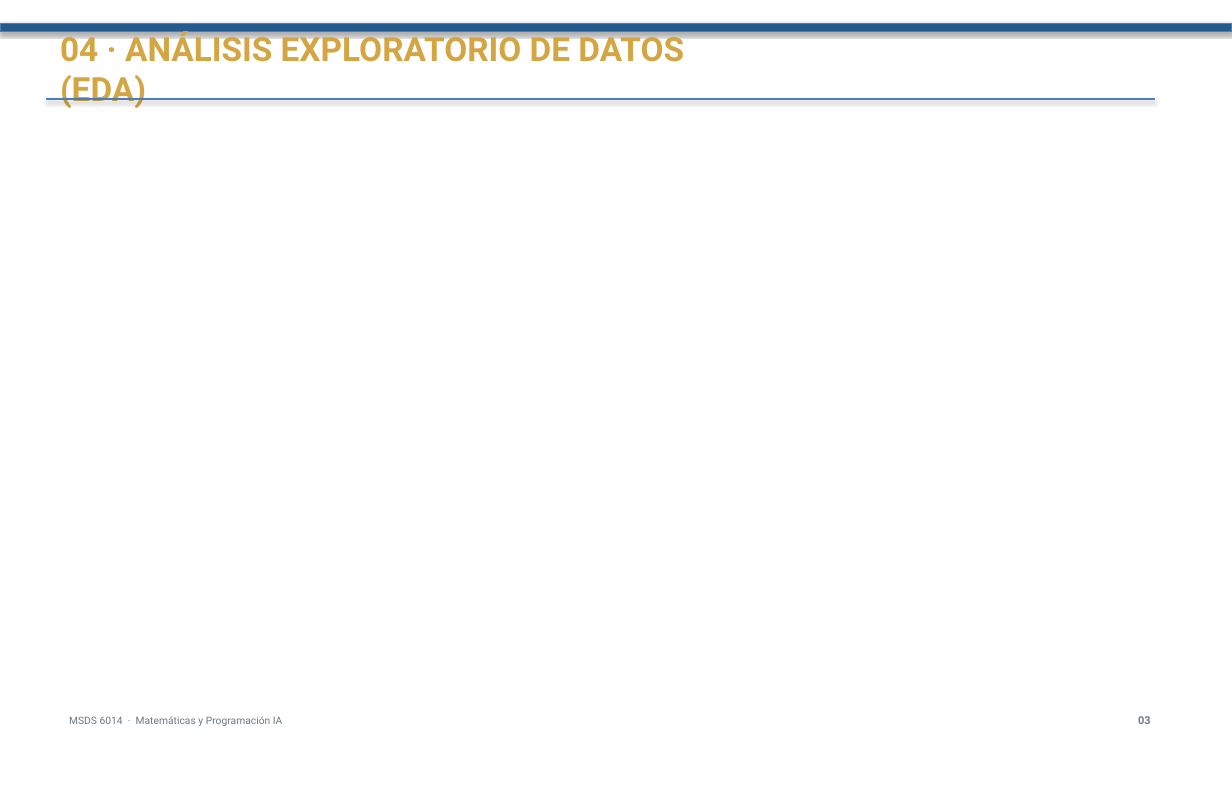
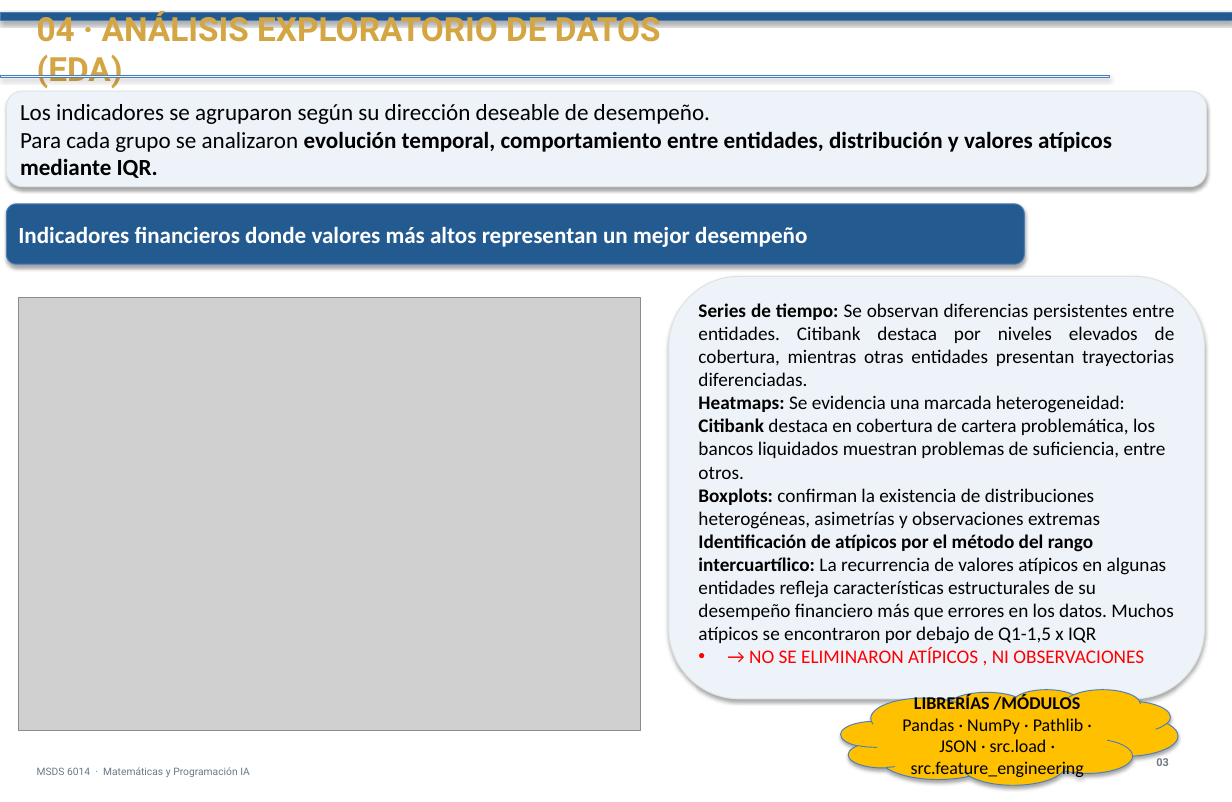
Before and after one commit to darlamai/Proyecto_usfq, a slide deck: slide 9 of Plantilla_PPT_USFQ_Azul.pptx. Drawn at 1232x802 pixels with LibreOffice and Linux fonts; fonts in the diff are those of the drawing; grey boxes stand for pictures. Boxes give left, top, right and bottom in pixels: in the first picture for what was removed or moved away, otherwise in the second. Text is boxed around its words. In the diff, an @@ line names an element or a change of style, - is before the commit and + after.

Commit message:
feat: Se realiza presentacion para exposicion

```diff
--- a/Plantilla_PPT_USFQ_Azul.pptx
+++ b/Plantilla_PPT_USFQ_Azul.pptx
@@ rectangle: place and size @@
-rectangle at (0,24,1232,32)
+rectangle at (1,12,1232,20)
@@ text "04 · ANÁLISIS EXPLORATORIO DE ...": place and size @@
-text "04 · ANÁLISIS EXPLORATORIO DE ..." at (60,31,684,108)
+text "04 · ANÁLISIS EXPLORATORIO DE ..." at (37,11,661,88)
@@ rectangle: place and size @@
-rectangle at (46,99,1155,100)
+rectangle at (1,76,1110,77)
@@ rounded rectangle added at (6,91,1207,187), fill #EDF3F9, outline #DCE4E2 0.75 pt, 18 pt, text #000000, bold @@
+Los indicadores se agruparon según su dirección deseable de desempeño.
+Para cada grupo se analizaron evolución temporal, comportamiento entre entidades, distribución y valores atípicos mediante IQR.
@@ rounded rectangle added at (6,204,1025,264), fill #235B91, 18 pt, text #FFFFFF, bold @@
+Indicadores financieros donde valores más altos representan un mejor desempeño
@@ text added at (780,227,814,243), 23 pt, text #FFFFFF, bold @@
+24
@@ text added at (716,257,878,272), 9.5 pt, text #FFFFFF @@
+Indicadores utilizados en PCA
@@ picture added at (18,298,640,731) @@
@@ rounded rectangle added at (669,276,1205,699), fill #EDF3F9, outline #DCE4E2 0.75 pt, 15 pt, text #000000 @@
+Series de tiempo: Se observan diferencias persistentes entre entidades. Citibank destaca por niveles elevados de cobertura, mientras otras entidades presentan trayectorias diferenciadas.
+Heatmaps: Se evidencia una marcada heterogeneidad: Citibank destaca en cobertura de cartera problemática, los bancos liquidados muestran problemas de suficiencia, entre otros.
+Boxplots: confirman la existencia de distribuciones heterogéneas, asimetrías y observaciones extremas
+Identificación de atípicos por el método del rango intercuartílico: La recurrencia de valores atípicos en algunas entidades refleja características estructurales de su desempeño financiero más que errores en los datos. Muchos atípicos se encontraron por debajo de Q1-1,5 x IQR
+• → NO SE ELIMINARON ATÍPICOS , NI OBSERVACIONES
@@ cloud added at (841,689,1178,785), fill #FFC000, outline #4B7EBC 0.75 pt, 14 pt, text #000000 @@
+LIBRERÍAS /MÓDULOS
+Pandas · NumPy · Pathlib · JSON · src.load ·
+src.feature_engineering
@@ text "MSDS 6014 · Matemáticas y ...": place and size @@
-text "MSDS 6014 · Matemáticas y ..." at (69,716,283,726)
+text "MSDS 6014 · Matemáticas y ..." at (37,767,250,777)
@@ text "03": place and size @@
-text "03" at (1138,716,1151,724)
+text "03" at (1156,758,1169,766)
```
Also in this commit, not shown: 1 other slide changed, 3 slides added.
